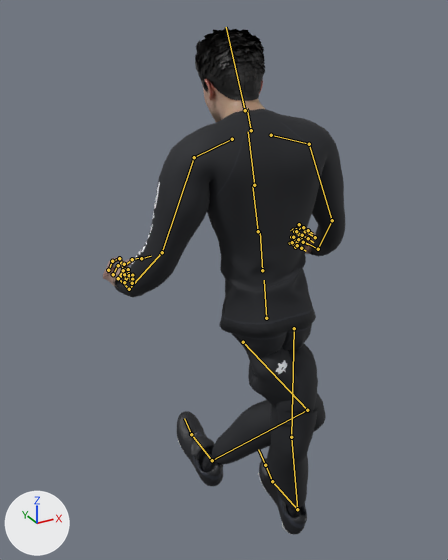
Before and after pictures for a commit that changed the FBX model Assets/Bomio_Exercises/Animations/Anim_Bomio_StairClimber.fbx.
Rendered twice from a 50 mm lens placed at (-0.932, -1.562, 2.439), pointed at (-0.052, 0.037, 1.64). Lighting does not change. The marker at lower left points along +X, +Y and +Z. The first picture is the older version. Both versions are drawn at frame 119 of the action 'Scene'; the numbers are the values there. The bones that change, and the others that lie on the model, are drawn over the model as lines.

Names of what the first picture shows: 'Ch38_Body', 'Ch38_Hair', 'Ch38_Shirt', 'Ch38_Shoes', 'Ch38_Shorts', 'Ch38_Socks', 'TrackPants_Lower'.
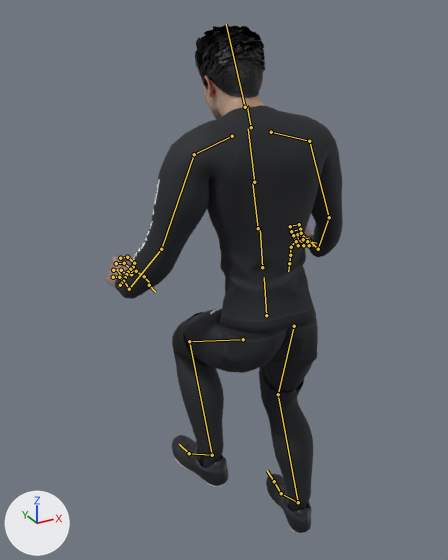
Where the change shows, as pixel boxes (x1, y1, x2, y2) in the pictures (448 x 560 px):
'Ch38_Shirt', posed
    before: (115, 109, 345, 336)
    after: (115, 106, 343, 333)
'Ch38_Shorts', posed (42% wider, 19% shorter)
    before: (221, 322, 318, 426)
    after: (180, 309, 318, 393)
'TrackPants_Lower', posed
    before: (248, 393, 326, 484)
    after: (172, 312, 313, 455)
'Ch38_Socks', posed (19% wider, 12% taller)
    before: (198, 409, 308, 518)
    after: (182, 390, 313, 512)
'Ch38_Hair', posed
    before: (195, 29, 265, 101)
    after: (195, 26, 265, 97)
'Ch38_Shoes', posed (8% wider, 19% shorter)
    before: (177, 411, 307, 534)
    after: (172, 435, 312, 534)
'Ch38_Body', posed
    before: (103, 79, 316, 287)
    after: (105, 76, 314, 393)
bone 'mixamorig:Hips', root to tip
    before: (266, 318) to (264, 280)
    after: (266, 315) to (264, 277)
bone 'mixamorig:LeftArm', root to tip
    before: (194, 157) to (162, 252)
    after: (194, 154) to (161, 249)
bone 'mixamorig:LeftForeArm', root to tip
    before: (162, 252) to (129, 289)
    after: (161, 249) to (129, 289)
bone 'mixamorig:LeftHand', root to tip
    before: (129, 289) to (117, 277)
    after: (129, 289) to (117, 269)
bone 'mixamorig:LeftHandThumb2', root to tip
    before: (122, 266) to (132, 260)
    after: (136, 271) to (144, 276)
bone 'mixamorig:LeftHandIndex2', root to tip
    before: (112, 261) to (119, 258)
    after: (127, 257) to (134, 263)
bone 'mixamorig:LeftHandMiddle2', root to tip
    before: (118, 265) to (124, 264)
    after: (124, 263) to (130, 269)
bone 'mixamorig:LeftHandRing2', root to tip
    before: (123, 270) to (128, 269)
    after: (121, 270) to (126, 274)
bone 'mixamorig:RightArm', root to tip
    before: (309, 144) to (332, 220)
    after: (309, 141) to (329, 217)
bone 'mixamorig:RightForeArm', root to tip
    before: (332, 220) to (318, 249)
    after: (329, 217) to (318, 249)
bone 'mixamorig:RightHand', root to tip
    before: (318, 249) to (301, 240)
    after: (318, 249) to (302, 233)
bone 'mixamorig:RightHandThumb2', root to tip
    before: (306, 230) to (299, 228)
    after: (297, 239) to (291, 246)
bone 'mixamorig:RightHandIndex2', root to tip
    before: (298, 225) to (299, 224)
    after: (290, 226) to (291, 232)
bone 'mixamorig:RightHandMiddle2', root to tip
    before: (294, 231) to (296, 231)
    after: (291, 231) to (294, 237)
bone 'mixamorig:RightHandRing2', root to tip
    before: (291, 237) to (293, 237)
    after: (293, 235) to (295, 240)
bone 'mixamorig:LeftUpLeg', root to tip
    before: (243, 342) to (307, 410)
    after: (243, 339) to (189, 341)
bone 'mixamorig:LeftLeg', root to tip
    before: (307, 410) to (212, 460)
    after: (189, 341) to (212, 455)
bone 'mixamorig:LeftFoot', root to tip
    before: (212, 460) to (191, 434)
    after: (212, 455) to (189, 453)
bone 'mixamorig:RightUpLeg', root to tip
    before: (294, 328) to (291, 437)
    after: (294, 326) to (278, 394)
bone 'mixamorig:RightLeg', root to tip
    before: (291, 437) to (297, 509)
    after: (278, 394) to (298, 502)
bone 'mixamorig:RightFoot', root to tip
    before: (297, 509) to (272, 481)
    after: (298, 502) to (281, 493)

What the commit changed:
Bone 'mixamorig:Hips' (bone_mixamorig_hips) moves from (0.0, 64.1, 11.4) to (0.0, 64.9, 11.4).
Bone 'mixamorig:LeftArm' (bone_mixamorig_leftarm) turns from (64, -12, 11) to (64, -14, 12) degrees about its own x, y and z.
Bone 'mixamorig:LeftForeArm' (bone_mixamorig_leftforearm) turns from (0, 0, 35) to (0, 0, 29) degrees about its own x, y and z.
Bone 'mixamorig:LeftHand' (bone_mixamorig_lefthand) turns from (-55, -64, 97) to (-28, 0, 66) degrees about its own x, y and z.
Bone 'mixamorig:LeftHandThumb2' (bone_mixamorig_lefthandthumb2) turns from (40, 0, 0) to (43, 0, 0) degrees about its own x, y and z.
Bone 'mixamorig:LeftHandIndex2' (bone_mixamorig_lefthandindex2) turns from (68, 0, 0) to (77, 0, 0) degrees about its own x, y and z.
Bone 'mixamorig:LeftHandMiddle2' (bone_mixamorig_lefthandmiddle2) turns from (72, 0, 0) to (81, 0, 0) degrees about its own x, y and z.
Bone 'mixamorig:LeftHandRing2' (bone_mixamorig_lefthandring2) turns from (72, 0, 0) to (81, 0, 0) degrees about its own x, y and z.
Bone 'mixamorig:RightArm' (bone_mixamorig_rightarm) turns from (64, 12, -11) to (64, 14, -12) degrees about its own x, y and z.
Bone 'mixamorig:RightForeArm' (bone_mixamorig_rightforearm) turns from (0, 0, -34) to (0, 0, -28) degrees about its own x, y and z.
Bone 'mixamorig:RightHand' (bone_mixamorig_righthand) turns from (-53, 64, -96) to (-27, 0, -66) degrees about its own x, y and z.
Bone 'mixamorig:RightHandThumb2' (bone_mixamorig_righthandthumb2) turns from (40, 0, 0) to (43, 0, 0) degrees about its own x, y and z.
Bone 'mixamorig:RightHandIndex2' (bone_mixamorig_righthandindex2) turns from (68, 0, 0) to (77, 0, 0) degrees about its own x, y and z.
Bone 'mixamorig:RightHandMiddle2' (bone_mixamorig_righthandmiddle2) turns from (72, 0, 0) to (81, 0, 0) degrees about its own x, y and z.
Bone 'mixamorig:RightHandRing2' (bone_mixamorig_righthandring2) turns from (72, 0, 0) to (81, 0, 0) degrees about its own x, y and z.
Bone 'mixamorig:LeftUpLeg' (bone_mixamorig_leftupleg) turns from (-1, -174, -42) to (77, -4, -3) degrees about its own x, y and z.
Bone 'mixamorig:LeftLeg' (bone_mixamorig_leftleg) turns from (-36, -25, -68) to (-90, 0, 0) degrees about its own x, y and z.
Bone 'mixamorig:LeftFoot' (bone_mixamorig_leftfoot) turns from (-71, -35, -162) to (23, -1, -2) degrees about its own x, y and z.
Bone 'mixamorig:RightUpLeg' (bone_mixamorig_rightupleg) turns from (0, -176, 13) to (32, 4, 2) degrees about its own x, y and z.
Bone 'mixamorig:RightLeg' (bone_mixamorig_rightleg) turns from (-19, 3, 15) to (-38, 0, 0) degrees about its own x, y and z.
Bone 'mixamorig:RightFoot' (bone_mixamorig_rightfoot) turns from (-34, 16, -176) to (16, -1, 2) degrees about its own x, y and z.
